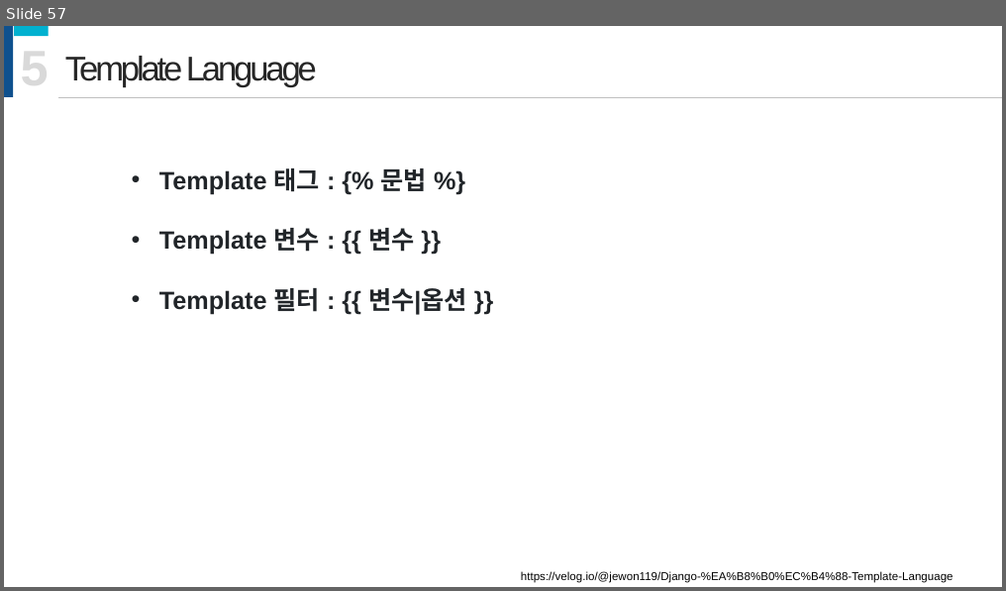
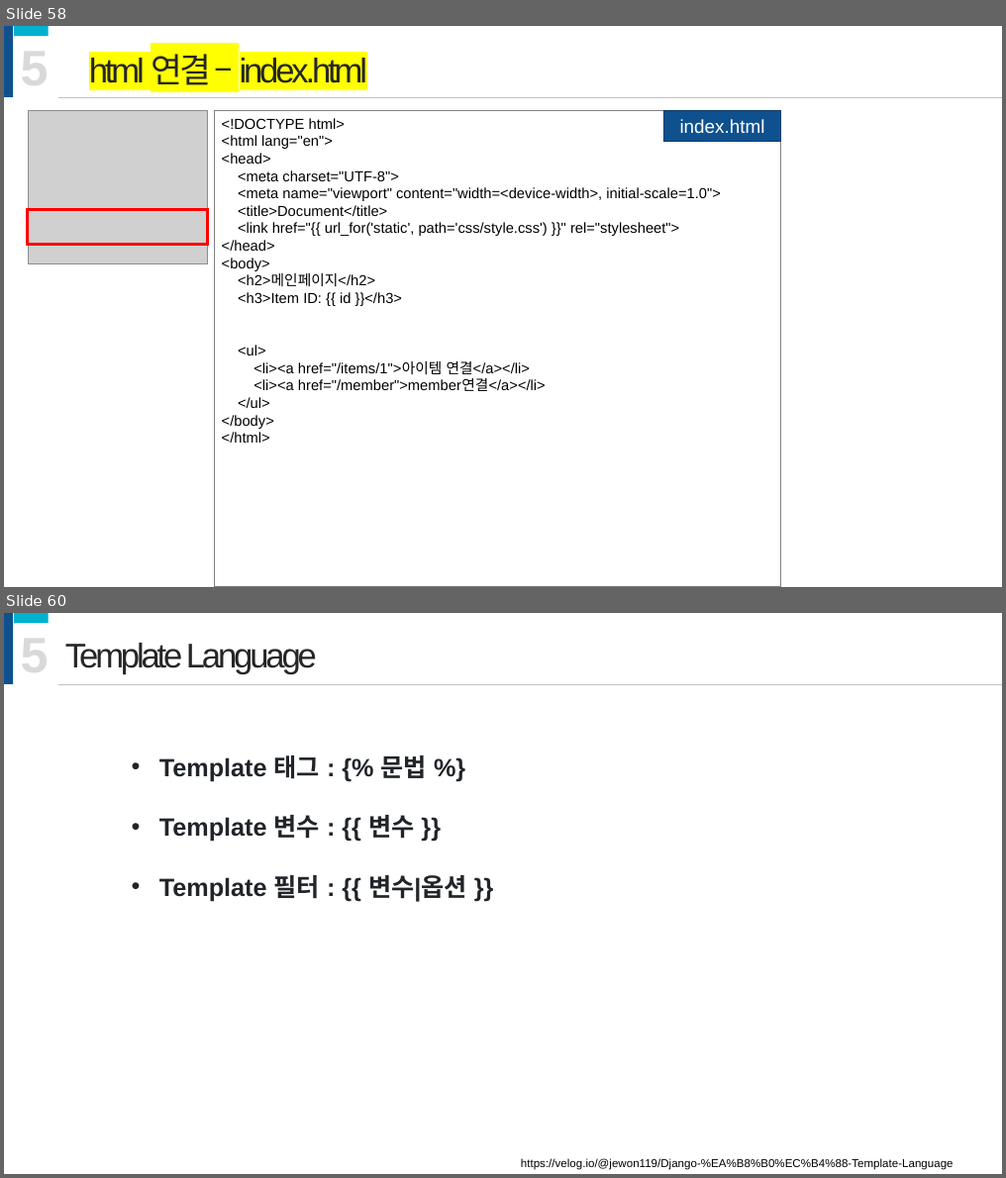
Before and after one commit to onulee/fastApi, a slide deck: fastApi강의.pptx. Shown one above the other, each under a label of ours: slide 57 before the commit, slides 58 and 60 after it; the slides between them are not shown. The pictures are 1006x591 and 1006x1178 pixels, drawn with LibreOffice and Linux fonts; fonts in the diff are those of the drawing; grey boxes stand for pictures. Boxes give left, top, right and bottom in pixels: in the first picture for what was removed or moved away, otherwise in the second. Text is boxed around its words. In the diff, an @@ line names an element or a change of style, - is before the commit and + after.

```diff
--- a/fastApi강의.pptx
+++ b/fastApi강의.pptx
@@ slide 58 added at <box>4,26,1002,587</box>, background #FFFFFF @@
@@ rectangle added at <box>4,26,13,97</box>, fill #0F518E @@
@@ rectangle added at <box>13,26,48,36</box>, fill #01B1D0 @@
@@ text added at <box>21,41,49,96</box>, 48 pt, text #D9D9D9, bold @@
+5
@@ text added at <box>89,54,368,89</box>, 33 pt, text #262626 @@
+html 연결 – index.html
@@ picture added at <box>28,110,207,264</box> @@
@@ line added from (57, 97) to (1002, 97), #BFBFBF 0.5 pt @@
@@ rectangle added at <box>214,110,781,587</box>, outline #808080 0.75 pt, 14 pt, text #000000 @@
+<!DOCTYPE html>
+<html lang="en">
+<head>
+<meta charset="UTF-8">
+<meta name="viewport" content="width=<device-width>, initial-scale=1.0">
+<title>Document</title>
+<link href="{{ url_for('static', path='css/style.css') }}" rel="stylesheet">
+</head>
+<body>
+<h2>메인페이지</h2>
+<h3>Item ID: {{ id }}</h3>
+<ul>
+<li><a href="/items/1">아이템 연결</a></li>
+<li><a href="/member">member연결</a></li>
+</ul>
+</body>
+</html>
@@ rectangle added at <box>664,110,781,141</box>, fill #0F518E, outline #0B3C69 1 pt, 18 pt, text #FFFFFF @@
+index.html
@@ rectangle added at <box>27,209,207,245</box>, outline #FF0000 3 pt @@
@@ what was slide 57 is now slide 60 @@
```
Also in this commit, not shown: 32 slides changed, 3 other slides added, 25 slides removed, 7 other files.
